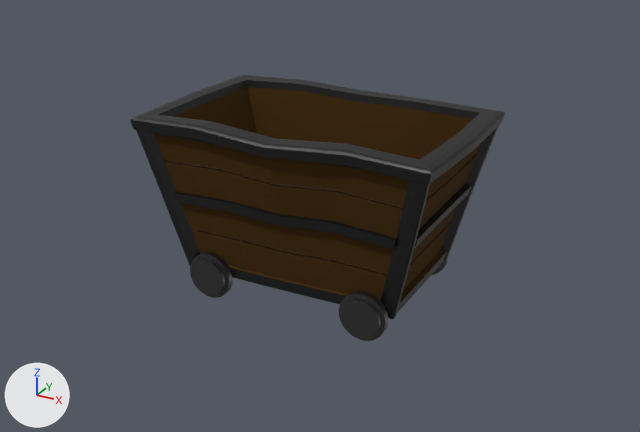
One commit to the Blender file assets/models/minecart.blend: the scene before it, then after it.
One viewpoint serves both versions: a 50 mm lens placed at (2.69, -4.89, 2.26), pointed at (0.03, -0.05, -0.16). Lighting does not change. The marker at lower left points along +X, +Y and +Z.

Objects in the first picture: 'Axel', 'Axel.001', 'Cube'.
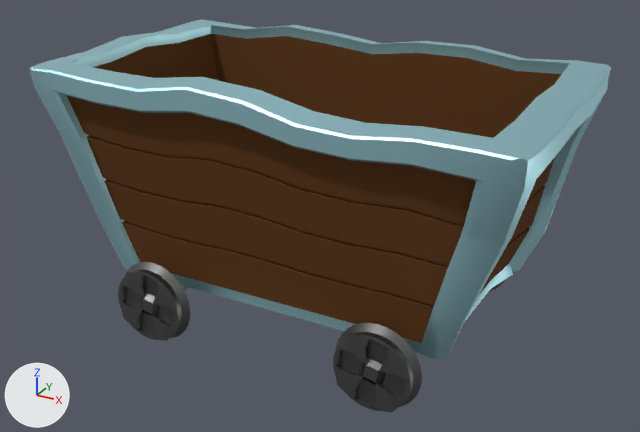
Commit message: Minecart added init

Location of each change, [x1, y1, x2, y2] in pixels of the pictures (640 x 432 px):
'Cart', added
    after: [29, 20, 611, 359]
'Cube', deleted
    before: [130, 75, 505, 319]
'Axel', reshaped, moved
    before: [339, 256, 449, 341]
    after: [333, 279, 506, 412]
'Axel.001', reshaped, moved (66% wider, 70% taller)
    before: [190, 252, 233, 298]
    after: [118, 262, 190, 341]
part 1 of me_cylinder, deleted (black)
    before: [339, 291, 388, 341]
part 2 of me_cylinder, built on
    before: [432, 256, 449, 275]
    after: [333, 279, 506, 412]
part 4 of me_cylinder_002, deleted (black)
    before: [190, 252, 233, 298]
part 5 of me_cylinder_002, built on (black)
    after: [118, 262, 190, 341]

What changed in the scene script:
```text
Change me_cylinder:
    used by ob_axel; location = (0.59, 0.533, -0.553)
    remove me_cylinder.from_pydata(...)  # 352 vertices, 292 faces; spans x -0.163..0.163, y -1.096..0.031, z -0.163..0.163
    add me_cylinder.from_pydata(...)  # 594 vertices, 608 faces; spans x -0.284..0.284, y -0.913..0.913, z -0.284..0.284
    me_cylinder part 1: the loose piece of 128 vertices spanning x -0.163..0.163, y -1.096..-1.022, z -0.163..0.163 is deleted
    me_cylinder part 2: 224 vertices removed from x -0.163..0.163, y -1.03..0.031, z -0.163..0.163; 594 vertices added at x -0.284..0.284, y -0.913..0.913, z -0.284..0.284
    me_cylinder part 3: the surface is now shaded smooth
Change me_cylinder_002:
    used by ob_axel_001; location = (-0.568, 0.533, -0.553)
    remove me_cylinder_002.from_pydata(...)  # 352 vertices, 292 faces; spans x -0.163..0.163, y -1.096..0.031, z -0.163..0.163
    add me_cylinder_002.from_pydata(...)  # 594 vertices, 608 faces; spans x -0.284..0.284, y -0.913..0.913, z -0.284..0.284
    me_cylinder_002 part 4: the loose piece of 128 vertices spanning x -0.163..0.163, y -1.096..-1.022, z -0.163..0.163 is deleted
    me_cylinder_002 part 5: 224 vertices removed from x -0.163..0.163, y -1.03..0.031, z -0.163..0.163; 594 vertices added at x -0.284..0.284, y -0.913..0.913, z -0.284..0.284
    me_cylinder_002 part 6: the surface is now shaded smooth
Add me_cube_001_1:
    me_cube_001_1.from_pydata(...)  # 894 vertices, 872 faces; spans x -1.65..1.65, y -0.95..0.96, z -0.61..0.92
    me_cube_001_1.polygons.foreach_set('use_smooth', [True] * 872)
    me_cube_001_1.materials.append(mat_pixpal)
Remove ob_cube:
    ob_cube = bpy.data.objects.new('Cube', me_cube_001)
    ob_cube.location = (0.0, 0.0, 0.0)
    ob_cube.scale = (1.0, 0.604, 0.538)
Change ob_axel:
    ob_axel.location: (0.59, 0.533, -0.553) -> (0.84, 0.0, -0.666)
Change ob_axel_001:
    ob_axel_001.location: (-0.568, 0.533, -0.553) -> (-0.808, 0.0, -0.666)
Add ob_cart:
    ob_cart = bpy.data.objects.new('Cart', me_cube_001_1)
    ob_cart.location = (0.0, 0.0, 0.0)
```
